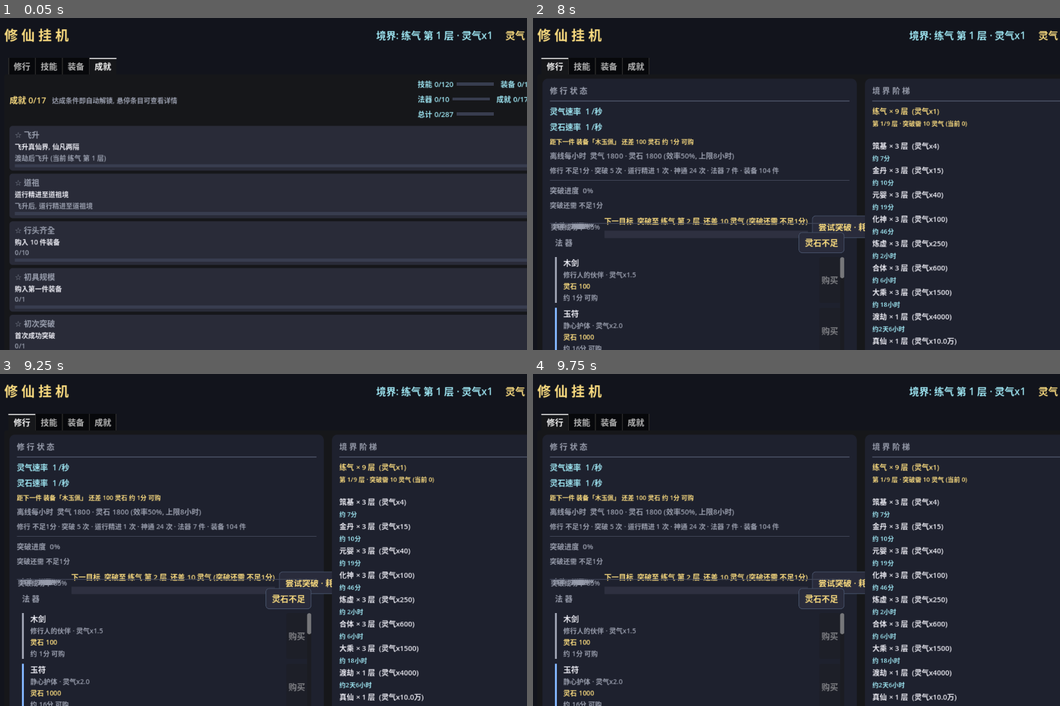
Above: before the commit, frames 1-4 (two rows, left to right).
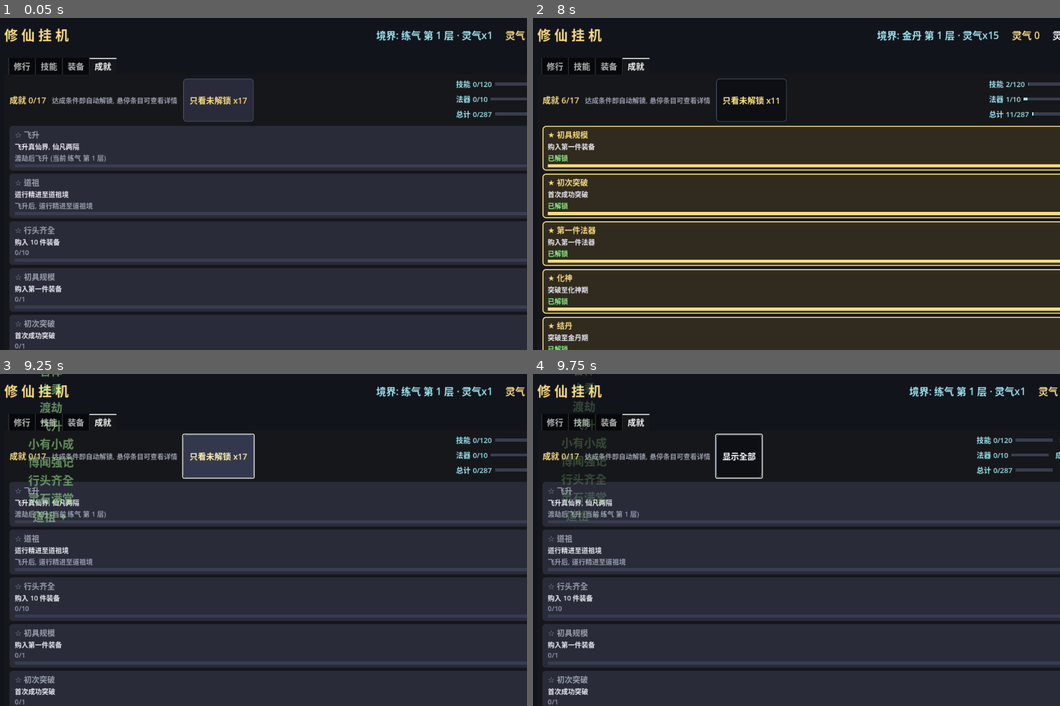
Above: after the commit, the same moments.

Repository: playerss/xiuxian-idle-godot
Game: Godot game, scene res://scenes/ui_test.tscn
The game is run twice, just before and just after one commit, with the same random seed, the same clock (stepped at 60 frames per second) and the same inputs. This scene is started directly instead of the project's main scene.
Inputs (mouse positions are in pixels of both pictures, inside the frame that each line leads up to):
- Up to frame 1 (0.05 s): no input
- Up to frame 2 (8 s): click (859, 51) at 0.5 s; click "尝试突破 · 耗 90 灵气 (成功率99%)" at 1.25 s; click "尝试突破 · 耗 10 灵气 (成功率85%)" at 2 s; click "自动突破: 开" at 2.75 s; click "自动购置: 开" at 3.5 s; click "自动购置: 关" at 4.25 s; click "突破 ✓" at 5 s; click "卸下" at 5.75 s; click "卸下" at 6.5 s; click "自动突破: 关" at 7.25 s
- Up to frame 3 (9.25 s): click (216, 457) at 8 s, where only the run after the commit has a clickable "只看未解锁 x11"; click (205, 457) at 8.75 s, where only the run after the commit has a clickable "显示全部"
- Up to frame 4 (9.75 s): click (749, 457) at 9.5 s, where only the run after the commit has a clickable "只看未解锁 x17"

The runs differ from the first frame. In frame 1, 2.5% of the frame differs, in the area x 34-100%, y 18-32%; in frame 2, 22%, in the area x 1-100%, y 3-100%; in frame 3, 16%; in frame 4, 15%.

Commit message:
docs: M5 爬塔系统 + M6 DIY 装备设计定稿 (用户 2026-09-10 需求)
- M5 爬塔: 镇妖塔(固定 1000 层, 通关称号+守塔模式) + 登天梯(无尽, 幂律 1.06^层)
  即时判定战斗(无死亡惩罚), 精英每 10 层/Boss 每 50 层, 掉词缀/材料
- M6 DIY: 词缀 120 个(6 池×5 品质), 装备 3 槽装配/无损拆卸, 套装共鸣,
  经济闭环: 挂机→爬塔→掉词缀→DIY→更高塔
- 里程碑拆分 M5-1~M5-4 / M6-1~M6-4, 定时任务按序推进

Diff:
--- a/scripts/main.gd
+++ b/scripts/main.gd
@@ -175,6 +175,9 @@
 var _ach_count_label: Label
 var _ach_hl_seq := 0               # 成就解锁总数缓存 (变化时才刷样式)
 var _ach_states: Array = []           # 打磨-39: 上帧成就排序键快照 (变化才重排)
+var _ach_nofilter_btn: Button         # 打磨-91: 成就页"只看未解锁"开关
+var _ach_nofilter_on := false         # 打磨-91: "只看未解锁"当前开关状态
+var _ach_nofilter_key := ""           # 打磨-91: 按钮文案 缓存键 "未解锁数|开关态" (变化才刷)
 var _ach_bar_q: Dictionary = {}       # 打磨-40: 成就进度条量化缓存 id -> "宽|档" (宽/档变化才刷, 防每帧重绘)
 var _collect_box: Control         # 打磨-42: 成就页顶栏 收集进度一览 (5 条 mini 进度条, FlowContainer 换行)
 var _collect_wrap: FlowContainer  # 打磨-43: 收集进度一览容器 (与 _collect_box 同一节点, 宽度不足时逐条换行不截断)
@@ -1364,6 +1367,13 @@
 	head.add_child(_ach_count_label)
 	var hint := _label("达成条件即自动解锁, 悬停条目可查看详情", 13, DIM)
 	head.add_child(hint)
+	# 打磨-91: "只看未解锁"开关 (与 打磨-38 技能页 只看可学 同模式: 只显示未解锁行, 已解锁行隐藏;
+	# 排序口径不变, 按钮文案按 当前 未解锁数 计)
+	_ach_nofilter_btn = _make_button("只看未解锁")
+	_ach_nofilter_btn.toggle_mode = true
+	_ach_nofilter_btn.pressed.connect(_on_ach_nofilter)
+	_ach_nofilter_btn.tooltip_text = "只显示 未解锁 的成就 (已解锁行 暂时隐藏, 再点 恢复全部); 排序口径不变 (未解锁段 按进度降序), 解锁状态变化 按钮计数 同步。"
+	head.add_child(_ach_nofilter_btn)
 	# 打磨-28→42→43: 收集进度一览 (技能/装备/法器/成就 全局收集目标; 5 条 mini 进度条横排, 满=金/未满=青)
 	var head_sp := Control.new()
 	head_sp.size_flags_horizontal = Control.SIZE_EXPAND_FILL
@@ -1909,6 +1919,8 @@
 		_ach_bar_refresh(id)
 	# 打磨-39: 成就页按解锁状态排序 (排序键变化才重排; 解锁/进度变化触发)
 	_resort_ach()
+	# 打磨-91: "只看未解锁" 筛选 (按钮文案 未解锁数 变化才刷; 行 显示/隐藏 随 开关/解锁态; 幂等无副作用)
+	_apply_ach_nofilter()
 	# 打磨-28→42: 收集进度一览 (4 条 mini 进度条; 每帧调用但 文本/布局宽 变化才写, 防每帧重绘)
 	_collect_text = g.collect_summary_text()
 	_refresh_collect()
@@ -2182,6 +2194,33 @@
 	for idx in order.size():
 		var row: Node = _ach_rows[order[idx]]["row"]
 		_ach_box.move_child(row, _ach_box.get_child_count() - 1)
+
+
+# 打磨-91: 成就页 "只看未解锁" 开关 — 与 打磨-38 技能页 只看可学 同模式:
+# 开启后 只显示 未解锁 行 (已解锁行 暂时隐藏), 排序口径不变; 按钮文案按 当前 未解锁数 计
+# (与 各页 一键 按钮 计数口径 统一: 显示 可执行/目标 数), 解锁数 变化 才 刷 文案 (节流)。
+# 本处理器 只 切状态 + 底部消息 (纯开关, 无 资源/统计 副作用); 按钮文案/行 可见性 由
+# _refresh 的 _apply_ach_nofilter 统一同步 (每帧 幂等, 避免 手动驱动 路径 与 _refresh
+# 双写 造成 文案 状态 错位).
+func _on_ach_nofilter() -> void:
+	_ach_nofilter_on = _ach_nofilter_btn.button_pressed
+	_show_msg("成就页: " + ("只看未解锁 (已解锁行 暂时隐藏)" if _ach_nofilter_on else "显示全部成就"))
+
+
+# 打磨-91: 应用 只看未解锁 (按钮文案 按 未解锁数|开关态 键 变化 才刷 + 行 显示/隐藏 随
+# 开关/解锁态; 每帧调用 幂等; 外部 直接 置 button_pressed 也 经本路径 同步 文案)
+func _apply_ach_nofilter() -> void:
+	var g := GameData
+	var undone: int = g.ach_ids.size() - g.ach_done.size()
+	var key := "%d|%d" % [undone, int(_ach_nofilter_on)]
+	if key != _ach_nofilter_key:
+		_ach_nofilter_key = key
+		_ach_nofilter_btn.text = (
+			"显示全部" if _ach_nofilter_on
+			else (("只看未解锁 x%d" % undone) if undone > 0 else "已无未解锁"))
+	for id in _ach_rows:
+		var row: Node = _ach_rows[id]["row"]
+		row.visible = not (_ach_nofilter_on and g.ach_done.has(id))
 
 
 # 打磨-12: 刷新法器/装备行的购买 ETA (买不起才显示预计时间, 买得起隐藏)
--- a/scripts/ui_test.gd
+++ b/scripts/ui_test.gd
@@ -144,6 +144,7 @@
 	_assert_primary_next_tip()
 	await _assert_goalbar()
 	await _assert_goalbar_jump()
+	await _assert_ach_nofilter()
 	_finish()
 
 
@@ -4069,3 +4070,146 @@
 	check(g.essence == snap_essence and g.stones == snap_stones and g.stats == snap_stats,
 		"打磨-82 收尾 无 资源/统计 副作用")
 	await get_tree().process_frame
+
+
+# 打磨-91: 成就页 "只看未解锁" 筛选 — 与 打磨-38 技能页 只看可学 同模式: 只显示 未解锁 行
+# (已解锁行 暂时隐藏, 排序口径不变), 按钮文案按 当前 未解锁数 计 (x N / 显示全部 / 已无未解锁)。
+# 断言 (手动驱动 确定性): 按钮节点/toggle/tooltip 口径/初始 关态 文案 x17/同态 节流 无副作用/
+# 开 后 已解锁行 全隐藏 未解锁行 全可见 (受控态 5 解锁)/解锁 新增 同步 计数+行恢复可见/
+# 全解锁 文案 已无未解锁/关 后 全部 恢复可见/收尾 干净 基准 (防 污染 后续)
+func _assert_ach_nofilter() -> void:
+	var g := GameData
+	ui._tab.current_tab = 3
+	var btn: Button = ui._ach_nofilter_btn
+	check(btn != null, "打磨-91 成就页 只看未解锁 按钮 节点 存在")
+	check(btn is Button and btn.toggle_mode == true, "打磨-91 按钮 是 toggle 开关")
+	check(str(btn.tooltip_text).find("只显示 未解锁 的成就") >= 0
+			and str(btn.tooltip_text).find("再点 恢复全部") >= 0,
+			"打磨-91 按钮 tooltip 含 口径 说明 (实际 %s)" % str(btn.tooltip_text).left(30))
+	# 受控基准: 干净档态 (与 _assert_initial 同基准, 防 前序 测试 残留)
+	g.ach_done.clear()
+	g.realm_idx = 0
+	g.layer = 1
+	g.essence = 0.0
+	g.stones = 0.0
+	g.dao = 0.0
+	g.dao_level = 0
+	g.ascended = false
+	g.learned.clear()
+	g.owned.clear()
+	g.owned_eq.clear()
+	g.equipped.clear()
+	ui._refresh()
+	await get_tree().process_frame
+	# 初始 关态: 文案 只看未解锁 x17 (17 全未解锁), 全行可见
+	check(str(btn.button_pressed) == "false", "打磨-91 初始 关态 (实际 %s)" % str(btn.button_pressed))
+	check(str(btn.text) == "只看未解锁 x%d" % g.ach_ids.size(),
+			"打磨-91 初始 文案 只看未解锁 x17 (实际 %s)" % str(btn.text))
+	var all_vis := true
+	for id in g.ach_ids:
+		if not (ui._ach_rows[id]["row"] as Node).visible:
+			all_vis = false
+	check(all_vis, "打磨-91 关态 全部 17 行 可见")
+	# 同态 节流: 再 _refresh 文案/行 稳定, 无 资源/统计 副作用
+	var snap_ess: float = g.essence
+	var snap_sto: float = g.stones
+	var snap_stats: Dictionary = g.stats
+	var txt0: String = str(btn.text)
+	ui._refresh()
+	check(str(btn.text) == txt0 and g.essence == snap_ess and g.stones == snap_sto
+			and g.stats == snap_stats, "打磨-91 同态 节流 文案 稳定 无副作用")
+	# 受控 解锁 5 成就 (与 _mutate_state 同口径: 境界2+5万灵石+2技能+2装备+1法器)
+	g.realm_idx = 2
+	g.stones = 50000.0
+	g.learned.append("sword_0_0")
+	g.learned.append("sword_0_1")
+	g.owned_eq.append("weapon_0_0")
+	g.owned_eq.append("robe_0_0")
+	g.owned.append("wooden_sword")
+	g.check_achievements()
+	ui._refresh()
+	await get_tree().process_frame
+	check(str(btn.text) == "只看未解锁 x%d" % (g.ach_ids.size() - g.ach_done.size()),
+			"打磨-91 解锁 5 后 文案 计数 同步 x12 (实际 %s, done=%d)" % [str(btn.text), g.ach_done.size()])
+	# 开启: 外部 置 按压态 模拟 点击 (口径 同 打磨-71 外部置 开关), _refresh 同步 文案+行 可见性
+	btn.button_pressed = true
+	ui._refresh()
+	await get_tree().process_frame
+	check(str(btn.text) == "显示全部", "打磨-91 开启 后 文案 显示全部 (实际 %s)" % str(btn.text))
+	var done_ok := true
+	var undone_ok := true
+	for id in g.ach_ids:
+		var row: Node = ui._ach_rows[id]["row"]
+		if g.ach_done.has(id) and row.visible:
+			done_ok = false
+		if not g.ach_done.has(id) and not row.visible:
+			undone_ok = false
+	check(done_ok, "打磨-91 开启 后 已解锁行 全隐藏")
+	check(undone_ok, "打磨-91 开启 后 未解锁行 全可见")
+	# 排序口径 不变: 筛选 只 隐藏 不 重排 — _ach_states 排序键 仍 已解锁在前
+	# (box 内 首个 可见 行 必为 未解锁 段 首行, 因 已解锁段 全 隐藏)
+	var first_vis_id := ""
+	for ch in ui._ach_box.get_children():
+		if (ch as Node).visible:
+			for id in g.ach_ids:
+				if ui._ach_rows[id]["row"] == ch:
+					first_vis_id = str(id)
+					break
+			break
+	check(first_vis_id != "" and not g.ach_done.has(first_vis_id),
+			"打磨-91 开启 后 box 首个 可见行 = 未解锁行 (排序口径 不变; 实际 %s)" % first_vis_id)
+	# 开启 中 再 解锁 1 个 (直接 append 确定性, 口径 与 _mutate_state 一致): 计数 同步 + 该行 隐藏
+	if not g.ach_done.has("realm_huashen"):
+		g.ach_done.append("realm_huashen")
+		ui._refresh()
+		await get_tree().process_frame
+		check(str(btn.text) == "显示全部", "打磨-91 开启 中 解锁 新 1 个 文案 仍 显示全部 (实际 %s)" % str(btn.text))
+		check((ui._ach_rows["realm_huashen"]["row"] as Node).visible == false,
+				"打磨-91 开启 中 新解锁行 保持 隐藏 (口径 一致)")
+	# 关: 外部 置 关态, _refresh 同步 全部 恢复可见
+	btn.button_pressed = false
+	ui._refresh()
+	await get_tree().process_frame
+	var vis2 := true
+	for id in g.ach_ids:
+		if not (ui._ach_rows[id]["row"] as Node).visible:
+			vis2 = false
+	check(vis2, "打磨-91 关闭 后 全部 行 恢复可见")
+	check(str(btn.text) == "只看未解锁 x%d" % (g.ach_ids.size() - g.ach_done.size()),
+			"打磨-91 关闭 后 文案 计数 (实际 %s)" % str(btn.text))
+	# 全解锁 态: 文案 已无未解锁 + 开 后 全隐藏 (无可见行)
+	g.ach_done.clear()
+	for id in g.ach_ids:
+		g.ach_done.append(id)
+	ui._refresh()
+	await get_tree().process_frame
+	check(str(btn.text) == "已无未解锁", "打磨-91 全解锁 文案 已无未解锁 (实际 %s)" % str(btn.text))
+	btn.button_pressed = true
+	ui._refresh()
+	await get_tree().process_frame
+	var all_hid := true
+	for id in g.ach_ids:
+		if (ui._ach_rows[id]["row"] as Node).visible:
+			all_hid = false
+	check(all_hid, "打磨-91 全解锁 开 后 全部 行 隐藏")
+	check(str(btn.text) == "显示全部", "打磨-91 全解锁 开 后 文案 显示全部 (实际 %s)" % str(btn.text))
+	# 收尾: 干净 基准 + 关态 (本测试 为 最后一段, 直接 清档 到 全新 基准, 防 残留)
+	g.ach_done.clear()
+	g.realm_idx = 0
+	g.layer = 1
+	g.essence = 0.0
+	g.stones = 0.0
+	g.dao = 0.0
+	g.dao_level = 0
+	g.ascended = false
+	g.learned.clear()
+	g.owned.clear()
+	g.owned_eq.clear()
+	g.equipped.clear()
+	btn.button_pressed = false
+	ui._refresh()
+	await get_tree().process_frame
+	check(str(btn.text) == "只看未解锁 x%d" % g.ach_ids.size(),
+			"打磨-91 收尾 干净 基准 文案 x17 (实际 %s)" % str(btn.text))
+	check(g.essence == 0.0 and g.stones == 0.0 and g.stats == snap_stats,
+			"打磨-91 收尾 无 资源/统计 副作用")
Not shown, changed: PROJECT_PLAN.md
